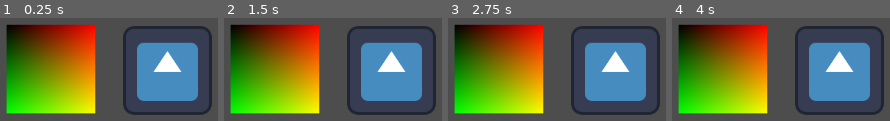
Above: before the commit, frames 1-4 (left to right).
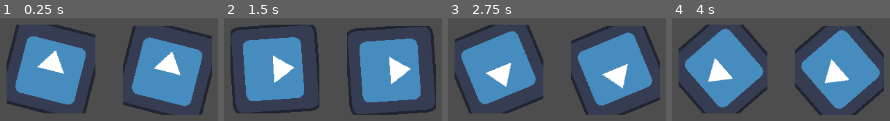
Above: after the commit, the same moments.

Repository: stanroy/godot-shader-fun
Game: Godot game, scene res://2d/2d_test_scene.tscn
The game is run twice, just before and just after one commit, with the same random seed, the same clock (stepped at 60 frames per second) and the same inputs. The engine's default icon, where the game draws it, is replaced by a stand-in: a white triangle on a blue panel in a dark square.
Inputs (mouse positions are in pixels of both pictures, inside the frame that each line leads up to):
- Up to frame 1 (0.25 s): no input
- Up to frame 2 (1.5 s): move the mouse to (outside the picture) at 0.52 s; move the mouse to (outside the picture) at 1.27 s
- Up to frame 3 (2.75 s): move the mouse to (outside the picture) at 2.02 s
- Up to frame 4 (4 s): move the mouse to (outside the picture) at 2.77 s; move the mouse to (outside the picture) at 3.52 s

The runs differ from the first frame. In frame 1, 44% of the frame differs, in the area x 2-98%, y 5-95%; in frame 2, 42%; in frame 3, 48%; in frame 4, 49%.

Commit message:
self study shaders, translation, flip, scaling, rotation

Diff:
--- a/2d/2d_test_scene.gd
+++ b/2d/2d_test_scene.gd
@@ -10,6 +10,7 @@
 	print(str(xd))
 	print(str(xd2))
 	print(str(xd3))
+	print(-0.5 > 0.0)
 
 func _process(_delta: float) -> void:
 	var mouse_pos:Vector2= get_viewport().get_mouse_position()
--- a/2d/2d_test_scene.tscn
+++ b/2d/2d_test_scene.tscn
@@ -2,7 +2,7 @@
 
 [ext_resource type="Script" uid="uid://6ep8aclsjc4k" path="res://2d/2d_test_scene.gd" id="1_s8b5x"]
 [ext_resource type="Shader" uid="uid://b38pteacj17tj" path="res://2d/chapter05-4.gdshader" id="2_s8b5x"]
-[ext_resource type="Shader" uid="uid://k4urq8k0ptpf" path="res://2d/cashew-olddew-ex10-pixelization.gdshader" id="3_nlo6c"]
+[ext_resource type="Shader" uid="uid://dog0d2d322mjd" path="res://2d/self_study/rotation.gdshader" id="3_nlo6c"]
 [ext_resource type="Texture2D" uid="uid://dgq46ljhrda1g" path="res://icon.svg" id="4_oettv"]
 
 [sub_resource type="ShaderMaterial" id="ShaderMaterial_s8b5x"]
@@ -12,7 +12,6 @@
 
 [sub_resource type="ShaderMaterial" id="ShaderMaterial_hq50k"]
 shader = ExtResource("3_nlo6c")
-shader_parameter/pixelation_factor = 874.0
 
 [node name="2DTestScene" type="Node2D" node_paths=PackedStringArray("mesh")]
 script = ExtResource("1_s8b5x")
@@ -34,6 +33,5 @@
 [node name="Sprite2D2" type="Sprite2D" parent="."]
 texture_filter = 1
 material = SubResource("ShaderMaterial_hq50k")
-instance_shader_parameters/see_uv = true
 position = Vector2(85, 78)
 texture = ExtResource("4_oettv")
--- /dev/null
+++ b/2d/chat_ex_1_gradient.gdshader
@@ -0,0 +1,32 @@
+shader_type canvas_item;
+
+instance uniform bool see_uvs = false;
+uniform vec3 col1: source_color;
+uniform vec3 col2: source_color;
+
+uniform bool horizontal = false;
+
+void fragment() {
+	vec2 uv = UV;
+	vec4 texture_color = texture(TEXTURE, uv);
+
+	float t = 0.0;
+
+	if(horizontal){
+		t = uv.x;
+	} else {
+		t = uv.y;
+	}
+
+
+
+
+	vec3 col = mix(col1,col2,t);
+	COLOR = vec4(col.rgb,texture_color.a);
+
+
+	if(see_uvs){
+		COLOR = vec4(UV.x,UV.y,0.0,1.0);
+	}
+
+}
--- /dev/null
+++ b/2d/chat_ex_2.gdshader
@@ -0,0 +1,18 @@
+shader_type canvas_item;
+
+instance uniform bool see_uvs = false;
+uniform vec3 col1: source_color;
+uniform vec3 col2: source_color;
+
+void fragment() {
+	vec2 uv = vec2(1. - pow(abs(UV.x),0.5), UV.y);
+	vec4 texture_color = texture(TEXTURE, uv);
+
+
+	COLOR = texture_color;
+
+	if(see_uvs){
+		COLOR = vec4(UV.x,UV.y,0.0,1.0);
+	}
+
+}
--- /dev/null
+++ b/2d/self_study/exercise1.gdshader
@@ -0,0 +1,18 @@
+shader_type canvas_item;
+
+void fragment() {
+    vec2 st = UV;
+
+	st -= 0.5;
+
+	float value = sin(TIME) * 3.5 + 3.5;
+	float magnitude = ((st.x*st.x) + (st.y*st.y));
+	st *= (1. + ((magnitude * .1) * value));
+	st += 0.5;
+
+	if(st.x > 1.0 || st.x < 0.0 || st.y > 1.0 || st.y < 0.0){
+		discard;
+	}
+
+	COLOR = texture(TEXTURE,st);
+}
--- /dev/null
+++ b/2d/self_study/rotation.gdshader
@@ -0,0 +1,19 @@
+shader_type canvas_item;
+
+void fragment() {
+    vec2 st = UV;
+	float angle = -TIME;
+	st -= 0.5;
+
+	// rotation
+	vec2 rotated_uvs = vec2(st.x * cos(angle) - st.y * sin(angle),st.x * sin(angle) + st.y * cos(angle));
+	st = rotated_uvs;
+	st += 0.5;
+
+	if(st.x > 1.0 || st.x < 0.0 || st.y > 1.0 || st.y < 0.0){
+		// discard pixels outside of 0->1 range, which appear during rotation
+		discard;
+	}
+
+	COLOR = texture(TEXTURE,st);
+}
--- a/2d/test1.gdshader
+++ b/2d/test1.gdshader
@@ -9,6 +9,8 @@
 
 	//COLOR = vec4(u_mouse,sign(sin(TIME)),1.0);
 	//COLOR = vec4(u_mouse,abs(cos(TIME)),1.0);
+
+
 	vec2 st = FRAGCOORD.xy * SCREEN_PIXEL_SIZE;
 	COLOR = vec4(st.x,st.y,0.0,1.0);
 
Not shown, added: 2d/chat_ex_1_gradient.gdshader.uid
Not shown, added: 2d/chat_ex_2.gdshader.uid
Not shown, added: 2d/self_study/exercise1.gdshader.uid
Not shown, added: 2d/self_study/rotation.gdshader.uid
